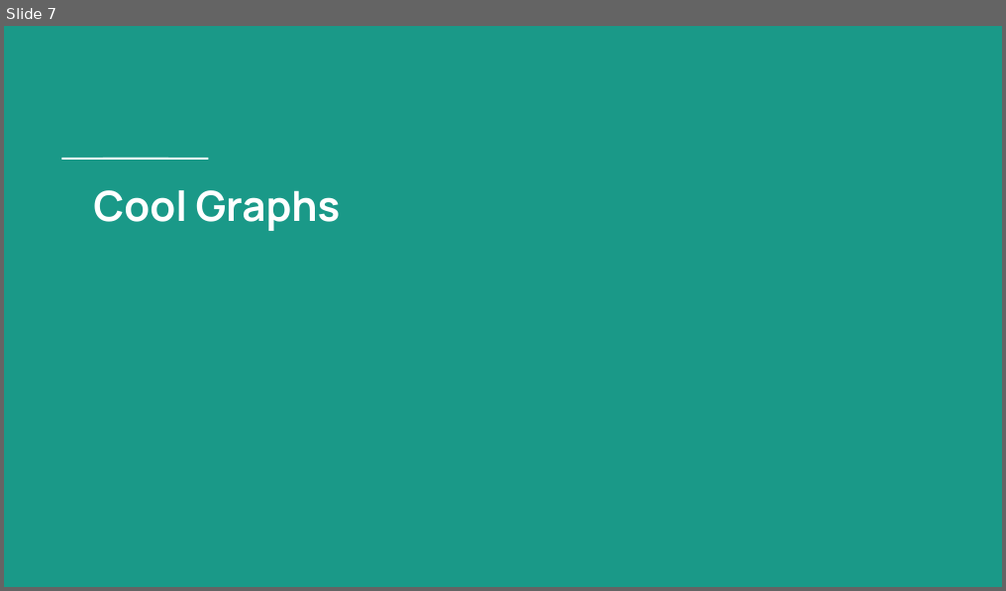
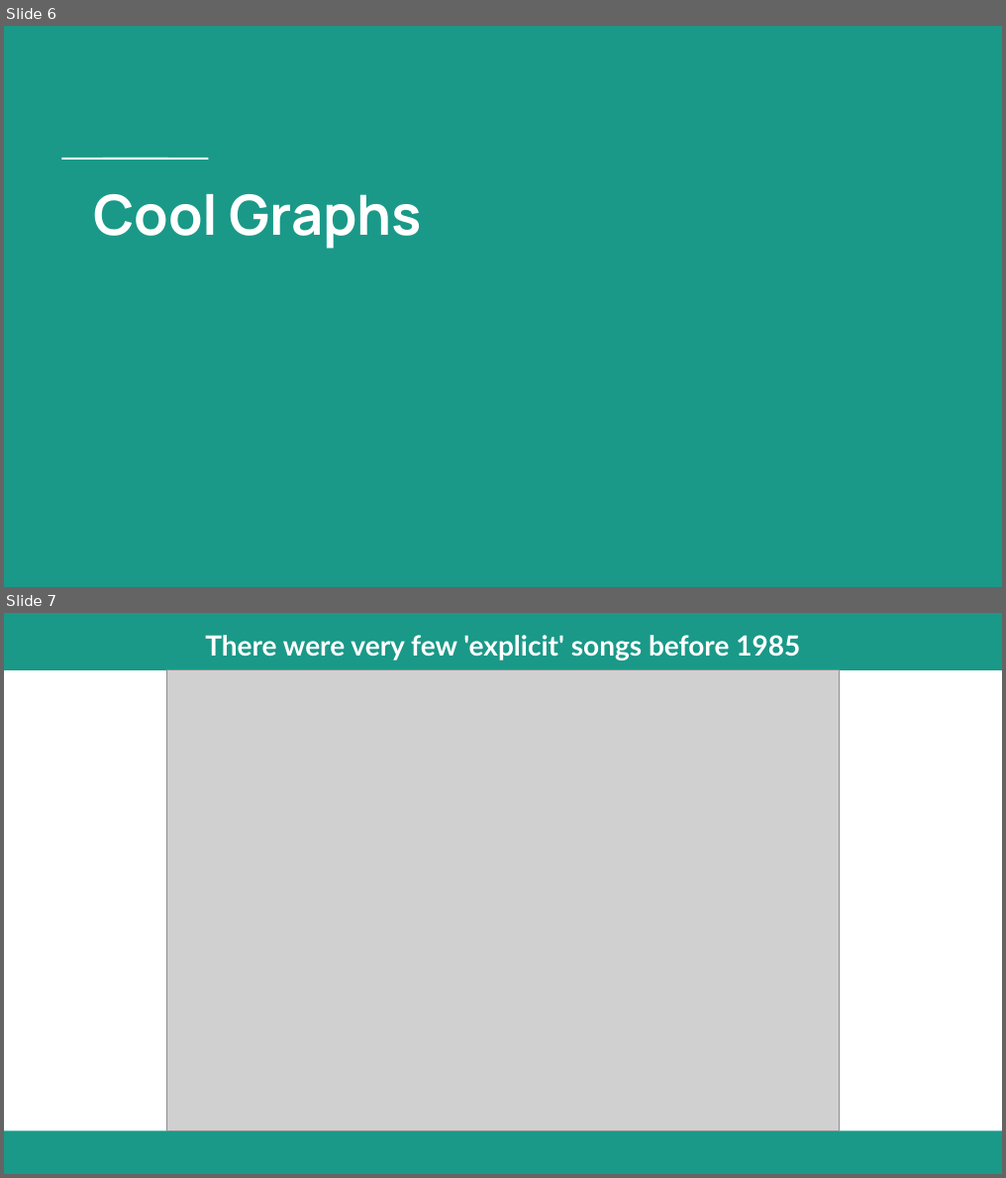
Before and after one commit to ssmcnatt/experimental-design-cap01, a slide deck: presentation-of-findings.pptx. Shown one above the other, each under a label of ours: slide 7 before the commit, slides 6 and 7 after it. The pictures are 1006x591 and 1006x1178 pixels, drawn with LibreOffice and Linux fonts; fonts in the diff are those of the drawing; grey boxes stand for pictures. Boxes give left, top, right and bottom in pixels: in the first picture for what was removed or moved away, otherwise in the second. Text is boxed around its words. In the diff, an @@ line names an element or a change of style, - is before the commit and + after.

```diff
--- a/presentation-of-findings.pptx
+++ b/presentation-of-findings.pptx
@@ slide 7 added at box(4, 613, 1002, 1174), background #FFFFFF @@
@@ rectangle added at box(4, 613, 1002, 669), fill #1A9988, 20 pt, text #FFFFFF, bold @@
+There were very few 'explicit' songs before 1985
@@ picture added at box(166, 669, 840, 1131) @@
@@ rectangle added at box(4, 1131, 1002, 1173), fill #1A9988 @@
@@ what was slide 7 is now slide 6 @@
@@ slide 6 changed as well @@
@@ title "Cool Graphs" at box(93, 194, 422, 249): size 30 to 40 pt @@
```
Also in this commit, not shown: 5 other slides changed, 4 other slides added, 12 slides removed.
